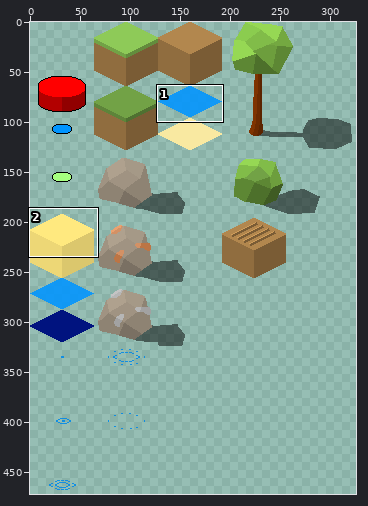
One commit to this sprite sheet: Game/assets/textures/tileset.png. Above: a wide view before the commit, with the close-up outlined.
Close-up. Before:
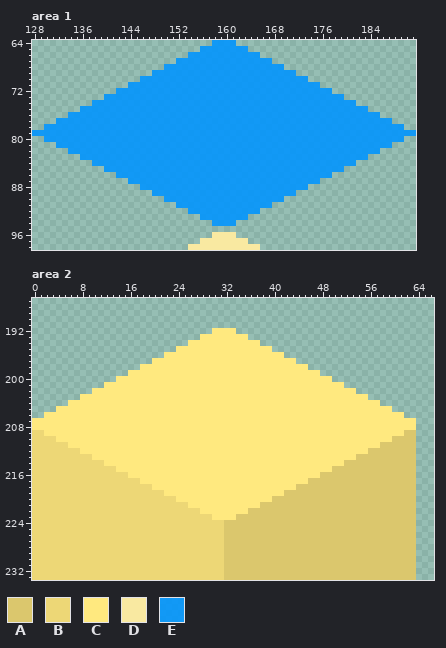
The file is 512x512 pixels. Colours within 5 levels of each other are drawn and written as one. Shown: area 1: x 128..191, y 64..98; area 2: x 0..66, y 187..233. The wide view leaves out empty margins. The commit also changed other parts of the picture, which this record leaves out.
Palette (. is transparent): A #dbc76d  B #edd776  C #ffe97f  D #f9e9a1  E #0094ffe0
Pixels before, area 1, first column x 128:
64 ..............................EEEE..............................
65 ............................EEEEEEEE............................
66 ..........................EEEEEEEEEEEE..........................
67 ........................EEEEEEEEEEEEEEEE........................
68 ......................EEEEEEEEEEEEEEEEEEEE......................
69 ....................EEEEEEEEEEEEEEEEEEEEEEEE....................
70 ..................EEEEEEEEEEEEEEEEEEEEEEEEEEEE..................
71 ................EEEEEEEEEEEEEEEEEEEEEEEEEEEEEEEE................
72 ..............EEEEEEEEEEEEEEEEEEEEEEEEEEEEEEEEEEEE..............
73 ............EEEEEEEEEEEEEEEEEEEEEEEEEEEEEEEEEEEEEEEE............
74 ..........EEEEEEEEEEEEEEEEEEEEEEEEEEEEEEEEEEEEEEEEEEEE..........
75 ........EEEEEEEEEEEEEEEEEEEEEEEEEEEEEEEEEEEEEEEEEEEEEEEE........
76 ......EEEEEEEEEEEEEEEEEEEEEEEEEEEEEEEEEEEEEEEEEEEEEEEEEEEE......
77 ....EEEEEEEEEEEEEEEEEEEEEEEEEEEEEEEEEEEEEEEEEEEEEEEEEEEEEEEE....
78 ..EEEEEEEEEEEEEEEEEEEEEEEEEEEEEEEEEEEEEEEEEEEEEEEEEEEEEEEEEEEE..
79 EEEEEEEEEEEEEEEEEEEEEEEEEEEEEEEEEEEEEEEEEEEEEEEEEEEEEEEEEEEEEEEE
80 ..EEEEEEEEEEEEEEEEEEEEEEEEEEEEEEEEEEEEEEEEEEEEEEEEEEEEEEEEEEEE..
81 ....EEEEEEEEEEEEEEEEEEEEEEEEEEEEEEEEEEEEEEEEEEEEEEEEEEEEEEEE....
82 ......EEEEEEEEEEEEEEEEEEEEEEEEEEEEEEEEEEEEEEEEEEEEEEEEEEEE......
83 ........EEEEEEEEEEEEEEEEEEEEEEEEEEEEEEEEEEEEEEEEEEEEEEEE........
84 ..........EEEEEEEEEEEEEEEEEEEEEEEEEEEEEEEEEEEEEEEEEEEE..........
85 ............EEEEEEEEEEEEEEEEEEEEEEEEEEEEEEEEEEEEEEEE............
86 ..............EEEEEEEEEEEEEEEEEEEEEEEEEEEEEEEEEEEE..............
87 ................EEEEEEEEEEEEEEEEEEEEEEEEEEEEEEEE................
88 ..................EEEEEEEEEEEEEEEEEEEEEEEEEEEE..................
89 ....................EEEEEEEEEEEEEEEEEEEEEEEE....................
90 ......................EEEEEEEEEEEEEEEEEEEE......................
91 ........................EEEEEEEEEEEEEEEE........................
92 ..........................EEEEEEEEEEEE..........................
93 ............................EEEEEEEE............................
94 ..............................EEEE..............................
95 ................................................................
96 ..............................DDDD..............................
97 ............................DDDDDDDD............................
98 ..........................DDDDDDDDDDDD..........................
Pixels before, area 2 (only the part around the change), first column x 0:
188 ...................................................................
189 ...................................................................
190 ...................................................................
191 ...................................................................
192 ..............................CCCC.................................
193 ............................CCCCCCCC...............................
194 ..........................CCCCCCCCCCCC.............................
195 ........................CCCCCCCCCCCCCCCC...........................
196 ......................CCCCCCCCCCCCCCCCCCCC.........................
197 ....................CCCCCCCCCCCCCCCCCCCCCCCC.......................
198 ..................CCCCCCCCCCCCCCCCCCCCCCCCCCCC.....................
199 ................CCCCCCCCCCCCCCCCCCCCCCCCCCCCCCCC...................
200 ..............CCCCCCCCCCCCCCCCCCCCCCCCCCCCCCCCCCCC.................
201 ............CCCCCCCCCCCCCCCCCCCCCCCCCCCCCCCCCCCCCCCC...............
202 ..........CCCCCCCCCCCCCCCCCCCCCCCCCCCCCCCCCCCCCCCCCCCC.............
203 ........CCCCCCCCCCCCCCCCCCCCCCCCCCCCCCCCCCCCCCCCCCCCCCCC...........
204 ......CCCCCCCCCCCCCCCCCCCCCCCCCCCCCCCCCCCCCCCCCCCCCCCCCCCC.........
205 ....CCCCCCCCCCCCCCCCCCCCCCCCCCCCCCCCCCCCCCCCCCCCCCCCCCCCCCCC.......
206 ..CCCCCCCCCCCCCCCCCCCCCCCCCCCCCCCCCCCCCCCCCCCCCCCCCCCCCCCCCCCC.....
207 CCCCCCCCCCCCCCCCCCCCCCCCCCCCCCCCCCCCCCCCCCCCCCCCCCCCCCCCCCCCCCCC...
208 CCCCCCCCCCCCCCCCCCCCCCCCCCCCCCCCCCCCCCCCCCCCCCCCCCCCCCCCCCCCCCCC...
209 BBCCCCCCCCCCCCCCCCCCCCCCCCCCCCCCCCCCCCCCCCCCCCCCCCCCCCCCCCCCCCAA...
210 BBBBCCCCCCCCCCCCCCCCCCCCCCCCCCCCCCCCCCCCCCCCCCCCCCCCCCCCCCCCAAAA...
211 BBBBBBCCCCCCCCCCCCCCCCCCCCCCCCCCCCCCCCCCCCCCCCCCCCCCCCCCCCAAAAAA...
212 BBBBBBBBCCCCCCCCCCCCCCCCCCCCCCCCCCCCCCCCCCCCCCCCCCCCCCCCAAAAAAAA...
213 BBBBBBBBBBCCCCCCCCCCCCCCCCCCCCCCCCCCCCCCCCCCCCCCCCCCCCAAAAAAAAAA...
214 BBBBBBBBBBBBCCCCCCCCCCCCCCCCCCCCCCCCCCCCCCCCCCCCCCCCAAAAAAAAAAAA...
215 BBBBBBBBBBBBBBCCCCCCCCCCCCCCCCCCCCCCCCCCCCCCCCCCCCAAAAAAAAAAAAAA...
216 BBBBBBBBBBBBBBBBCCCCCCCCCCCCCCCCCCCCCCCCCCCCCCCCAAAAAAAAAAAAAAAA...
217 BBBBBBBBBBBBBBBBBBCCCCCCCCCCCCCCCCCCCCCCCCCCCCAAAAAAAAAAAAAAAAAA...
218 BBBBBBBBBBBBBBBBBBBBCCCCCCCCCCCCCCCCCCCCCCCCAAAAAAAAAAAAAAAAAAAA...
219 BBBBBBBBBBBBBBBBBBBBBBCCCCCCCCCCCCCCCCCCCCAAAAAAAAAAAAAAAAAAAAAA...
220 BBBBBBBBBBBBBBBBBBBBBBBBCCCCCCCCCCCCCCCCAAAAAAAAAAAAAAAAAAAAAAAA...
221 BBBBBBBBBBBBBBBBBBBBBBBBBBCCCCCCCCCCCCAAAAAAAAAAAAAAAAAAAAAAAAAA...
222 BBBBBBBBBBBBBBBBBBBBBBBBBBBBCCCCCCCCAAAAAAAAAAAAAAAAAAAAAAAAAAAA...
223 BBBBBBBBBBBBBBBBBBBBBBBBBBBBBBCCCCAAAAAAAAAAAAAAAAAAAAAAAAAAAAAA...
224 BBBBBBBBBBBBBBBBBBBBBBBBBBBBBBBBAAAAAAAAAAAAAAAAAAAAAAAAAAAAAAAA...
225 BBBBBBBBBBBBBBBBBBBBBBBBBBBBBBBBAAAAAAAAAAAAAAAAAAAAAAAAAAAAAAAA...
226 BBBBBBBBBBBBBBBBBBBBBBBBBBBBBBBBAAAAAAAAAAAAAAAAAAAAAAAAAAAAAAAA...
227 BBBBBBBBBBBBBBBBBBBBBBBBBBBBBBBBAAAAAAAAAAAAAAAAAAAAAAAAAAAAAAAA...
228 BBBBBBBBBBBBBBBBBBBBBBBBBBBBBBBBAAAAAAAAAAAAAAAAAAAAAAAAAAAAAAAA...
229 BBBBBBBBBBBBBBBBBBBBBBBBBBBBBBBBAAAAAAAAAAAAAAAAAAAAAAAAAAAAAAAA...
230 BBBBBBBBBBBBBBBBBBBBBBBBBBBBBBBBAAAAAAAAAAAAAAAAAAAAAAAAAAAAAAAA...
231 BBBBBBBBBBBBBBBBBBBBBBBBBBBBBBBBAAAAAAAAAAAAAAAAAAAAAAAAAAAAAAAA...
232 BBBBBBBBBBBBBBBBBBBBBBBBBBBBBBBBAAAAAAAAAAAAAAAAAAAAAAAAAAAAAAAA...
233 BBBBBBBBBBBBBBBBBBBBBBBBBBBBBBBBAAAAAAAAAAAAAAAAAAAAAAAAAAAAAAAA...
After the commit:
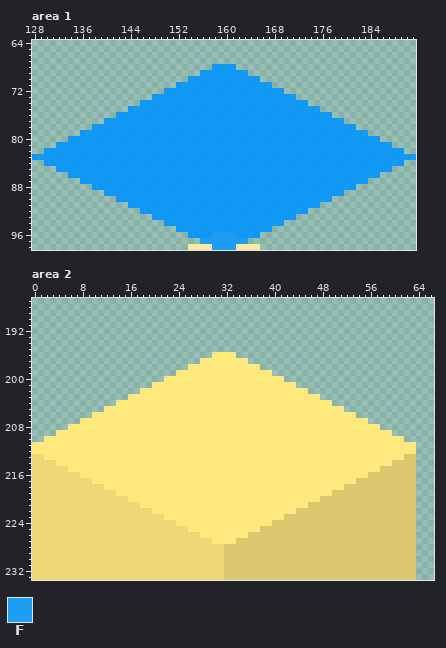
Colours new in this view: F #1e9ef3
What changed:
Changed rows in their new state; - is an unchanged pixel.
Area 1:
first column x 128:
64 ------------------------------....------------------------------
65 ----------------------------........----------------------------
66 --------------------------............--------------------------
67 ------------------------................------------------------
68 ----------------------........----........----------------------
69 --------------------........--------........--------------------
70 ------------------........------------........------------------
71 ----------------........----------------........----------------
72 --------------........--------------------........--------------
73 ------------........------------------------........------------
74 ----------........----------------------------........----------
75 --------........--------------------------------........--------
76 ------........------------------------------------........------
77 ----........----------------------------------------........----
78 --........--------------------------------------------........--
79 ........------------------------------------------------........
80 --....----------------------------------------------------....--
82 --EEEE----------------------------------------------------EEEE--
83 EEEEEEEE------------------------------------------------EEEEEEEE
84 --EEEEEEEE--------------------------------------------EEEEEEEE--
85 ----EEEEEEEE----------------------------------------EEEEEEEE----
86 ------EEEEEEEE------------------------------------EEEEEEEE------
87 --------EEEEEEEE--------------------------------EEEEEEEE--------
88 ----------EEEEEEEE----------------------------EEEEEEEE----------
89 ------------EEEEEEEE------------------------EEEEEEEE------------
90 --------------EEEEEEEE--------------------EEEEEEEE--------------
91 ----------------EEEEEEEE----------------EEEEEEEE----------------
92 ------------------EEEEEEEE------------EEEEEEEE------------------
93 --------------------EEEEEEEE--------EEEEEEEE--------------------
94 ----------------------EEEEEEEE----EEEEEEEE----------------------
95 ------------------------EEEEEEEEEEEEEEEE------------------------
96 --------------------------EEEEFFFFEEEE--------------------------
97 ----------------------------FFFFFFFF----------------------------
98 ------------------------------FFFF------------------------------
Area 2:
first column x 0:
192 ------------------------------....------------------------------
193 ----------------------------........----------------------------
194 --------------------------............--------------------------
195 ------------------------................------------------------
196 ----------------------........----........----------------------
197 --------------------........--------........--------------------
198 ------------------........------------........------------------
199 ----------------........----------------........----------------
200 --------------........--------------------........--------------
201 ------------........------------------------........------------
202 ----------........----------------------------........----------
203 --------........--------------------------------........--------
204 ------........------------------------------------........------
205 ----........----------------------------------------........----
206 --........--------------------------------------------........--
207 ........------------------------------------------------........
208 ......----------------------------------------------------......
209 ....--------------------------------------------------------....
210 ..CC--------------------------------------------------------CC..
211 CCCCCC----------------------------------------------------CCCCCC
212 CCCCCCCC------------------------------------------------CCCCCCCC
213 --CCCCCCCC--------------------------------------------CCCCCCCC--
214 ----CCCCCCCC----------------------------------------CCCCCCCC----
215 ------CCCCCCCC------------------------------------CCCCCCCC------
216 --------CCCCCCCC--------------------------------CCCCCCCC--------
217 ----------CCCCCCCC----------------------------CCCCCCCC----------
218 ------------CCCCCCCC------------------------CCCCCCCC------------
219 --------------CCCCCCCC--------------------CCCCCCCC--------------
220 ----------------CCCCCCCC----------------CCCCCCCC----------------
221 ------------------CCCCCCCC------------CCCCCCCC------------------
222 --------------------CCCCCCCC--------CCCCCCCC--------------------
223 ----------------------CCCCCCCC----CCCCCCCC----------------------
224 ------------------------CCCCCCCCCCCCCCCC------------------------
225 --------------------------CCCCCCCCCCCC--------------------------
226 ----------------------------CCCCCCCC----------------------------
227 ------------------------------CCCC------------------------------
Changed places in both close-ups, as pixel boxes (x1, y1, x2, y2):
changed: (32, 40, 416, 250)
changed: (32, 328, 416, 544)
